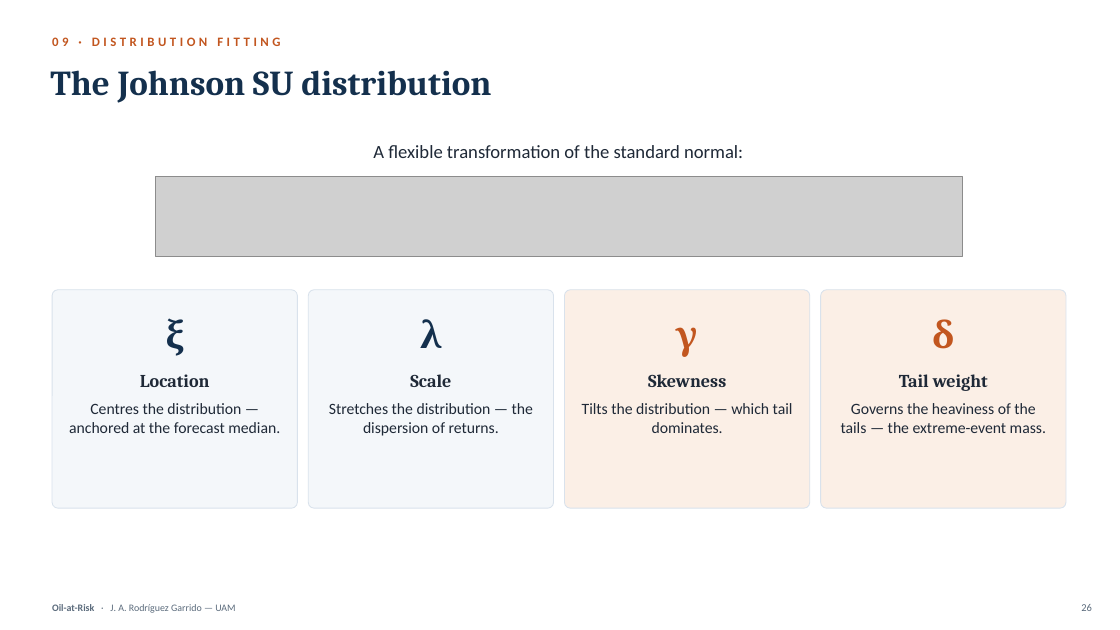
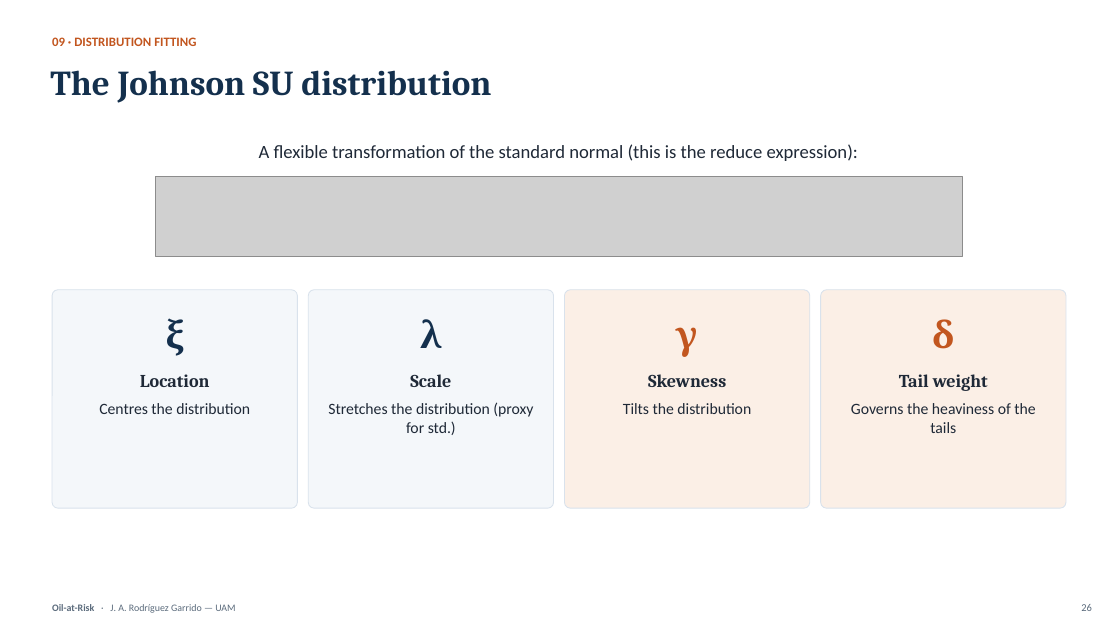
Before and after one commit to Alejandro-bot-one/Oil-at-Risk, a slide deck: slide 25 of deliverable/presentation/Oil-at-Risk_Defense.pptx (slide 26 before the commit). Drawn at 1120x630 pixels with LibreOffice and Linux fonts; fonts in the diff are those of the drawing; grey boxes stand for pictures. Boxes give left, top, right and bottom in pixels: in the first picture for what was removed or moved away, otherwise in the second. Text is boxed around its words. In the diff, an @@ line names an element or a change of style, - is before the commit and + after.

```diff
--- a/deliverable/presentation/Oil-at-Risk_Defense.pptx
+++ b/deliverable/presentation/Oil-at-Risk_Defense.pptx
@@ text "09 · DISTRIBUTION FITTING" at bbox=[52, 37, 196, 46]: letter spacing 3 to 0 pt @@
@@ text at bbox=[259, 144, 858, 161]: text changed @@
-A flexible transformation of the standard normal:
+A flexible transformation of the standard normal (this is the reduce expression):
@@ text at bbox=[99, 403, 250, 414]: text changed @@
-Centres the distribution — anchored at the forecast median.
+Centres the distribution
@@ text at bbox=[328, 402, 533, 435]: text changed @@
-Stretches the distribution — the dispersion of returns.
+Stretches the distribution (proxy for std.)
@@ text at bbox=[623, 403, 751, 414]: text changed @@
-Tilts the distribution — which tail dominates.
+Tilts the distribution
@@ text at bbox=[851, 403, 1035, 433]: text changed @@
-Governs the heaviness of the tails — the extreme-event mass.
+Governs the heaviness of the tails
```
Also in this commit, not shown: 63 other slides changed, 5 slides added, 1 slide removed, 10 other files.
